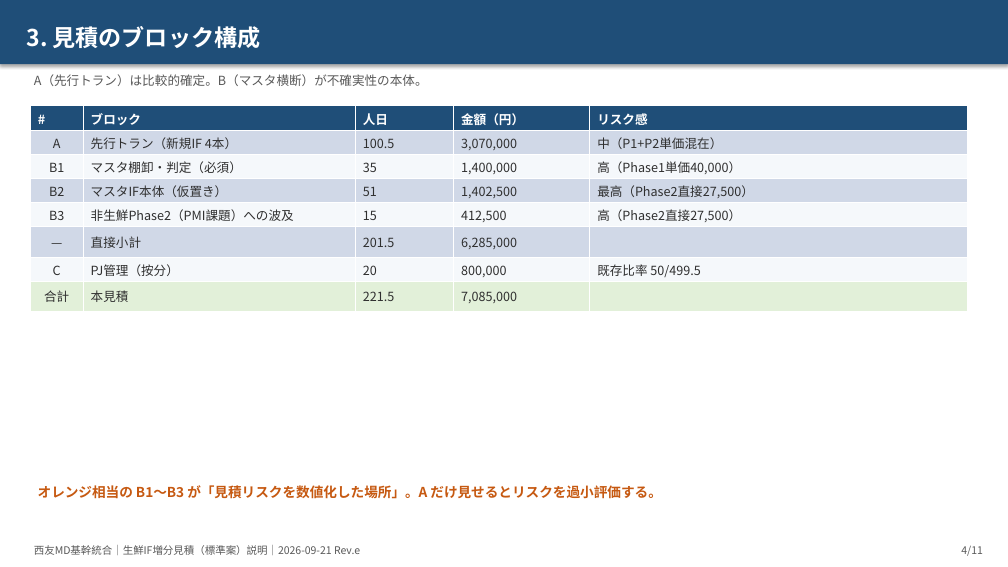
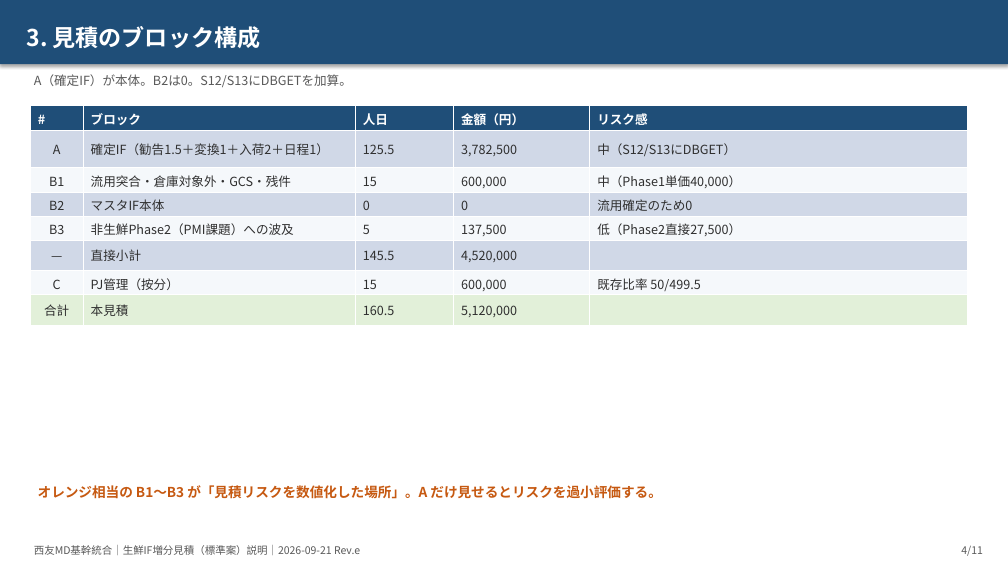
Before and after one commit to ZangPengshi-TREC/Zang_TreC, a slide deck: slide 4 of PMI/Sinops/phase2-detail-design/sources/20260921-生鮮IF増分見積/【説明】生鮮IF増分_標準案見積_リスク着眼_20260921.pptx. Drawn at 1008x567 pixels with LibreOffice and Linux fonts; fonts in the diff are those of the drawing. Boxes give left, top, right and bottom in pixels: in the first picture for what was removed or moved away, otherwise in the second. Text is boxed around its words. In the diff, an @@ line names an element or a change of style, - is before the commit and + after.

```diff
--- a/PMI/Sinops/phase2-detail-design/sources/20260921-生鮮IF増分見積/【説明】生鮮IF増分_標準案見積_リスク着眼_20260921.pptx
+++ b/PMI/Sinops/phase2-detail-design/sources/20260921-生鮮IF増分見積/【説明】生鮮IF増分_標準案見積_リスク着眼_20260921.pptx
@@ text at <box>34,74,352,87</box>: text changed @@
-A（先行トラン）は比較的確定。B（マスタ横断）が不確実性の本体。
+A（確定IF）が本体。B2は0。S12/S13にDBGETを加算。
@@ table at <box>30,106,968,321</box> @@
-row 2: A | 先行トラン（新規IF 4本） | 100.5 | 3,070,000 | 中（P1+P2単価混在）
+row 2: A | 確定IF（勧告1.5＋変換1＋入荷2＋日程1） | 125.5 | 3,782,500 | 中（S12/S13にDBGET）
-row 3: B1 | マスタ棚卸・判定（必須） | 35 | 1,400,000 | 高（Phase1単価40,000）
+row 3: B1 | 流用突合・倉庫対象外・GCS・残件 | 15 | 600,000 | 中（Phase1単価40,000）
-row 4: B2 | マスタIF本体（仮置き） | 51 | 1,402,500 | 最高（Phase2直接27,500）
+row 4: B2 | マスタIF本体 | 0 | 0 | 流用確定のため0
-row 5: B3 | 非生鮮Phase2（PMI課題）への波及 | 15 | 412,500 | 高（Phase2直接27,500）
+row 5: B3 | 非生鮮Phase2（PMI課題）への波及 | 5 | 137,500 | 低（Phase2直接27,500）
-row 6, column 3: 201.5
+row 6, column 3: 145.5
-row 6, column 4: 6,285,000
+row 6, column 4: 4,520,000
-row 7, column 3: 20
+row 7, column 3: 15
-row 7, column 4: 800,000
+row 7, column 4: 600,000
-row 8, column 3: 221.5
+row 8, column 3: 160.5
-row 8, column 4: 7,085,000
+row 8, column 4: 5,120,000
```
Also in this commit, not shown: 10 other slides changed, 18 other files.
